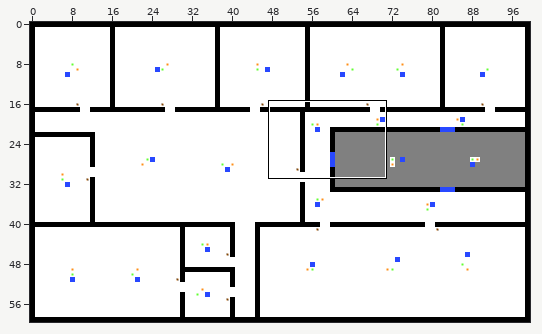
Tiled map: maps/map.tmx. The picture above shows the old version from afar; the outline marks the close-up.
Close-up. As it was:
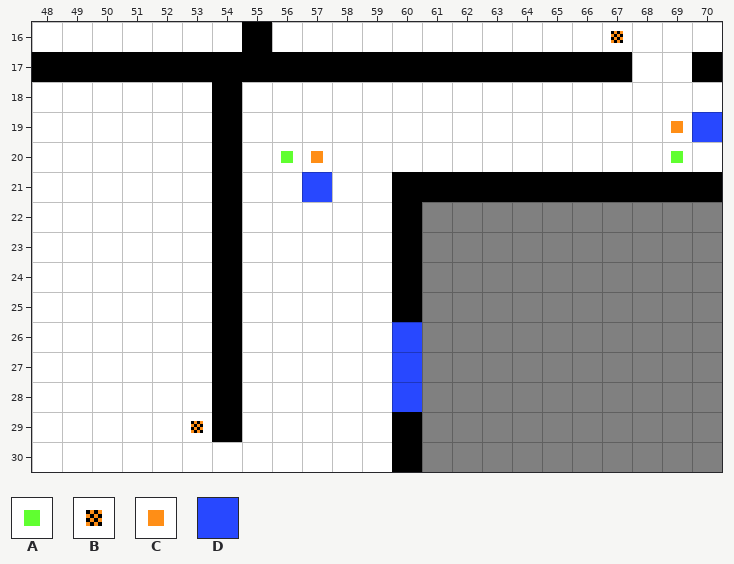
Cells are 10x10 px. Shown: x 48..70, y 16..30. The commit also changed other parts of the map, which this record leaves out.
Key: from "tiles": A 0 "chem_sensor", B 4 "fire_manual", C 5 "fire_sensor", D 8 "veil_working".
_ is an empty cell.
Layers that did not change in this view are not listed.
Layer "Objects_tiles" before, first column x 48:
16 ___________________B___
17 _______________________
18 _______________________
19 _____________________CD
20 ________AC___________A_
21 _________D_____________
22 _______________________
23 _______________________
24 _______________________
25 _______________________
26 ____________D__________
27 ____________D__________
28 ____________D__________
29 _____B_________________
30 _______________________
And afterwards:
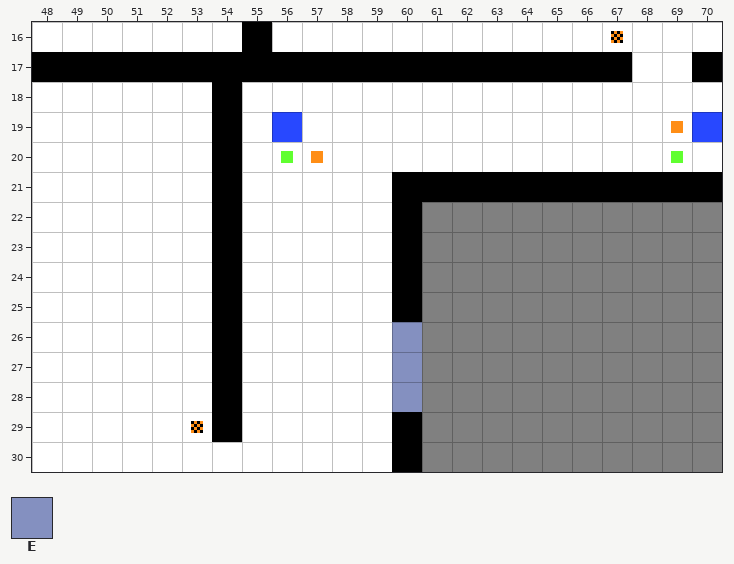
Further tiles: from "tiles": E 7 "veil".
See-through tiles are keyed as they look on the map.
From the commit log: veils now working! needs some optimization work.
Difference:
Changed rows in their new state; . is an unchanged cell.
Layer "Effects":
first column x 60:
26 E
27 E
28 E
Layer "Objects_tiles":
first column x 56:
19 D.
21 ._
first column x 60:
26 _
27 _
28 _
Pixel boxes of the changes (left, top, right, bottom) in both close-ups:
added: (272, 112, 302, 142)
removed: (302, 172, 332, 202)
changed: (392, 322, 422, 412)
